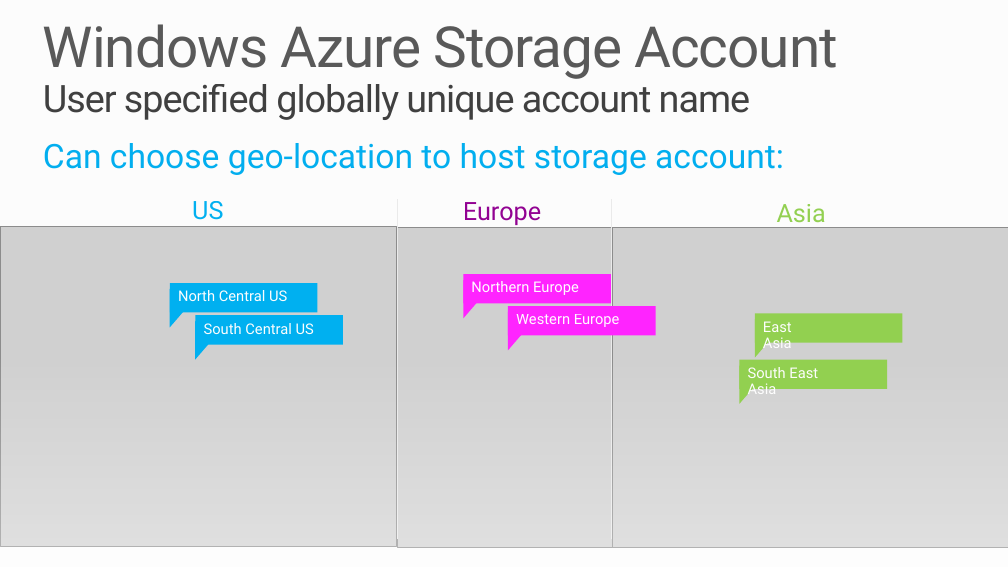
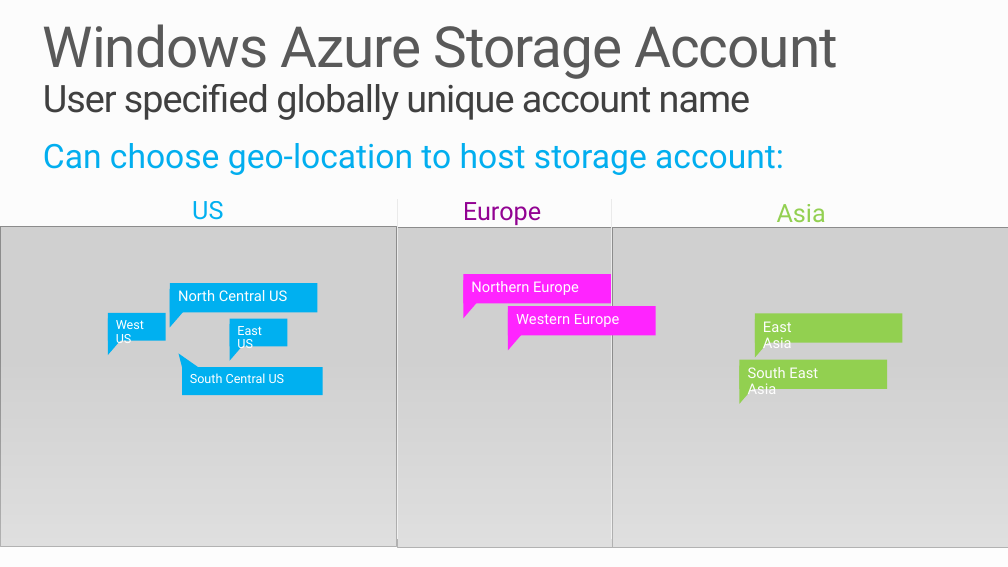
Before and after one commit to mwasham/WATK-Presentations, a slide deck: slide 4 of WindowsAzureStorage/WindowsAzureStorage.pptx. Drawn at 1008x567 pixels with LibreOffice and Linux fonts; fonts in the diff are those of the drawing; grey boxes stand for pictures. Boxes give left, top, right and bottom in pixels: in the first picture for what was removed or moved away, otherwise in the second. Text is boxed around its words. In the diff, an @@ line names an element or a change of style, - is before the commit and + after.

Commit message:
added to data centers

```diff
--- a/WindowsAzureStorage/WindowsAzureStorage.pptx
+++ b/WindowsAzureStorage/WindowsAzureStorage.pptx
@@ rectangle added at (x1=108, y1=313, x2=166, y2=341), fill #00B0F0 @@
@@ triangle added at (x1=108, y1=318, x2=124, y2=355), fill #00B0F0 @@
@@ text added at (x1=116, y1=320, x2=144, y2=347), 12 pt, text #FFFFFF @@
+West US
@@ triangle moved from (x1=195, y1=321, x2=212, y2=360) to (x1=230, y1=324, x2=246, y2=361) @@
@@ rectangle added at (x1=230, y1=318, x2=287, y2=346), fill #00B0F0 @@
@@ text added at (x1=237, y1=326, x2=262, y2=353), 12 pt, text #FFFFFF @@
+East US
@@ triangle added at (x1=170, y1=353, x2=209, y2=387), fill #00B0F0 @@
@@ rectangle resized from (x1=195, y1=315, x2=343, y2=345) to (x1=182, y1=368, x2=323, y2=395) @@
@@ text "South Central US" moved from (x1=204, y1=323, x2=314, y2=334) to (x1=190, y1=373, x2=285, y2=383) @@
@@ text "South Central US" at (x1=190, y1=373, x2=285, y2=383): size 14 to 12 pt @@
```
